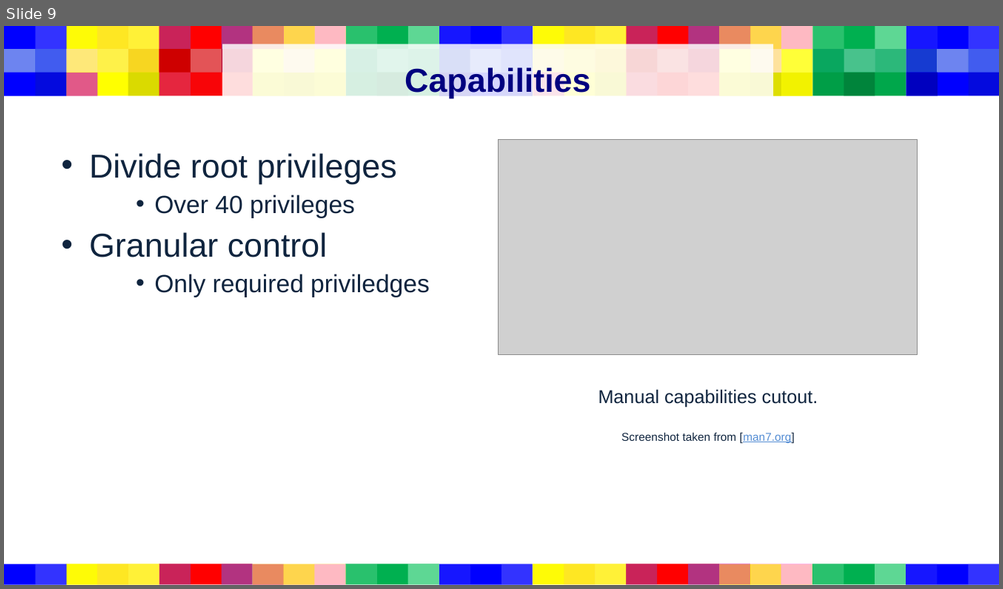
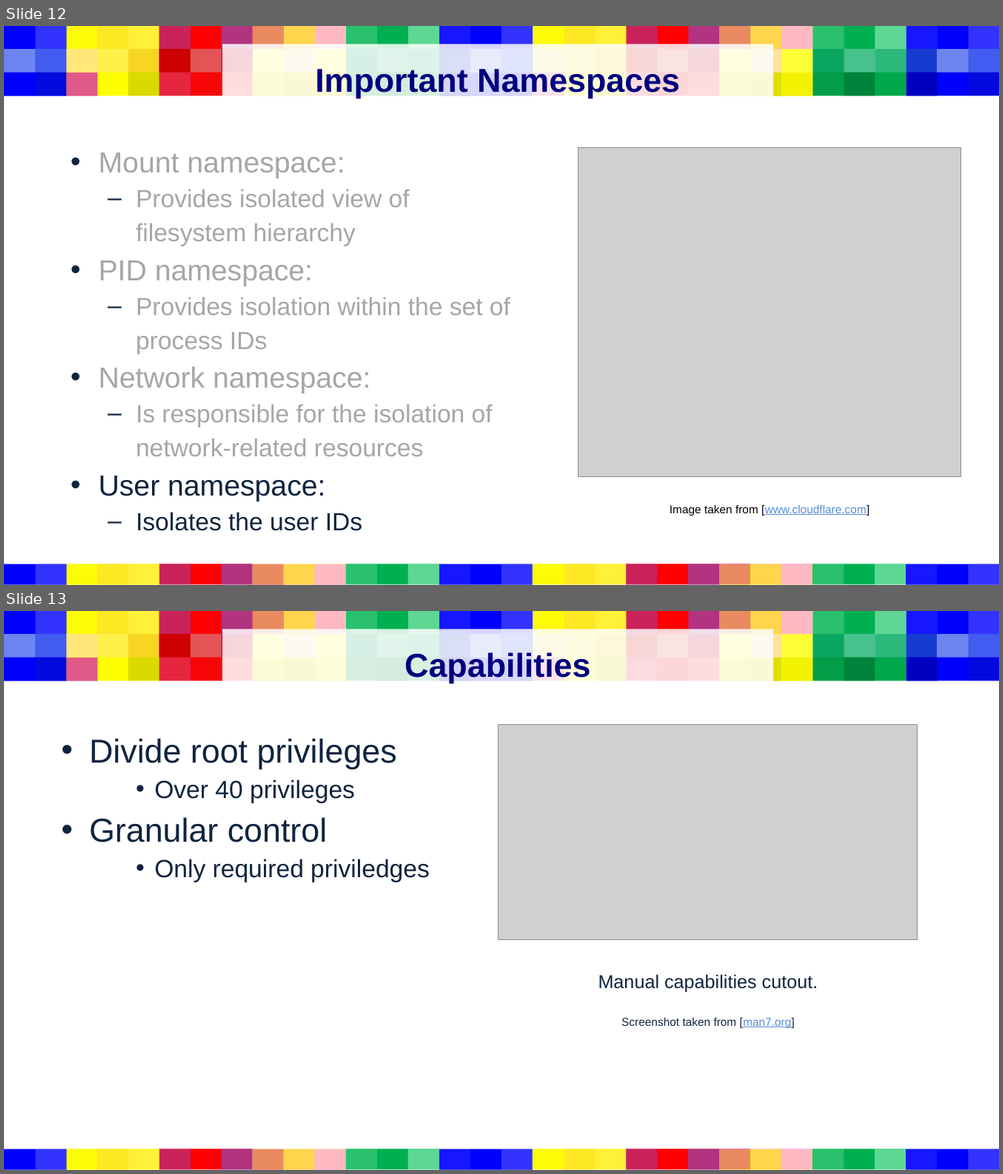
Before and after one commit to davunt01/CSaN-Container-Security, a slide deck: Presentation1.pptx. Shown one above the other, each under a label of ours: slide 9 before the commit, slides 12 and 13 after it. The pictures are 1003x589 and 1003x1174 pixels, drawn with LibreOffice and Linux fonts; fonts in the diff are those of the drawing; grey boxes stand for pictures. Boxes give left, top, right and bottom in pixels: in the first picture for what was removed or moved away, otherwise in the second. Text is boxed around its words. In the diff, an @@ line names an element or a change of style, - is before the commit and + after.

Commit message:
Added slides for Namespaces

```diff
--- a/Presentation1.pptx
+++ b/Presentation1.pptx
@@ slide 12 added at <box>4,26,999,585</box>, background #FFFFFF; not listed: 131 template elements that a slide beside it also shows @@
@@ title added at <box>222,44,774,114</box>, fill #FFFFFF at 84% opacity, 32 pt, text #00007F, bold @@
+Important Namespaces
@@ text added at <box>99,153,510,531</box>, 24 pt, text #A6A6A6 @@
+• Mount namespace:
+  – Provides isolated view of filesystem hierarchy
+• PID namespace:
+  – Provides isolation within the set of process IDs
+• Network namespace:
+  – Is responsible for the isolation of network-related resources
+• User namespace:
+  – Isolates the user IDs
@@ picture added at <box>578,147,961,477</box> @@
@@ text added at <box>669,506,869,516</box>, 11 pt, text #548DD4, underline @@
+Image taken from [www.cloudflare.com]
@@ what was slide 9 is now slide 13 @@
```
Also in this commit, not shown: 3 slides changed, 3 other slides added.
